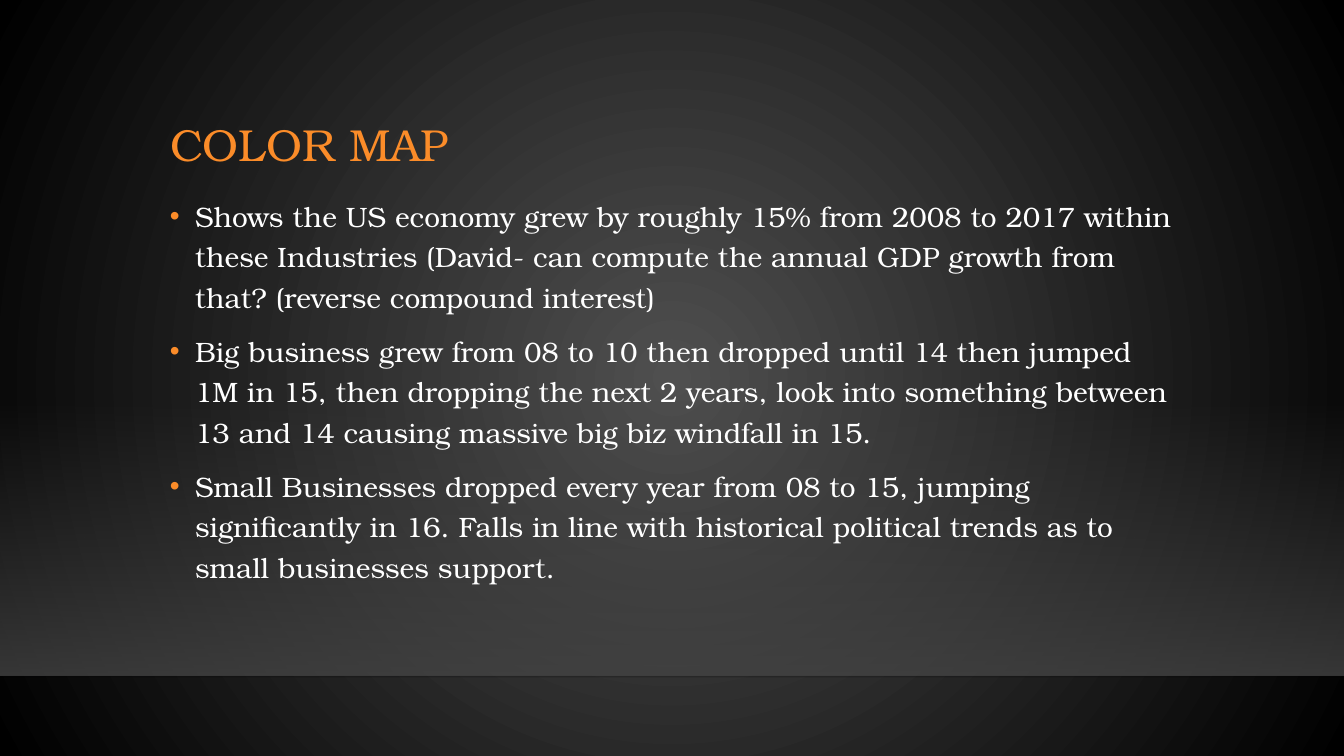
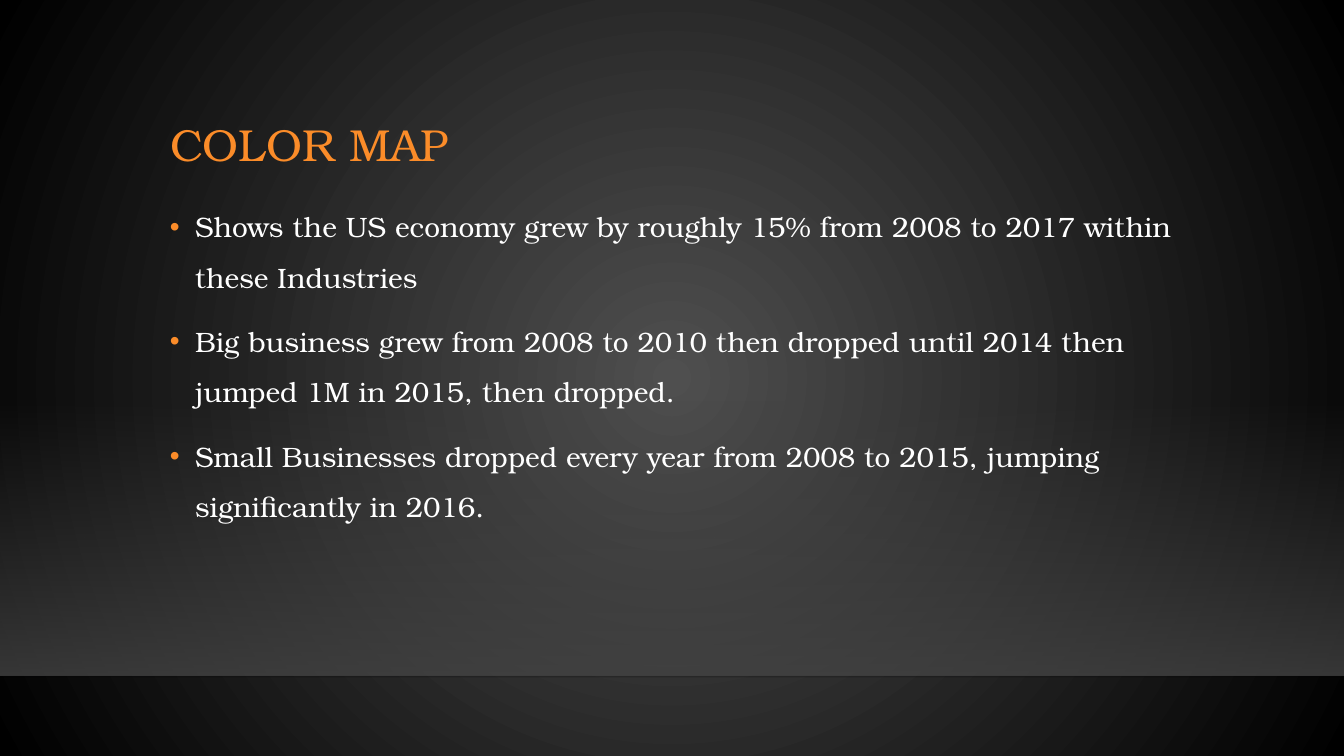
Before and after one commit to jobongie/group10_project2, a slide deck: slide 10 of Project_2_Group_10.pptx. Drawn at 1344x756 pixels with LibreOffice and Linux fonts; fonts in the diff are those of the drawing; background and template pictures are left out. Boxes give left, top, right and bottom in pixels: in the first picture for what was removed or moved away, otherwise in the second. Text is boxed around its words. In the diff, an @@ line names an element or a change of style, - is before the commit and + after.

Commit message:
Final PPT

```diff
--- a/Project_2_Group_10.pptx
+++ b/Project_2_Group_10.pptx
@@ text at [195,216,1171,524]: text changed @@
-• Shows the US economy grew by roughly 15% from 2008 to 2017 within these Industries (David- can compute the annual GDP growth from that? (reverse compound interest)
-• Big business grew from 08 to 10 then dropped until 14 then jumped 1M in 15, then dropping the next 2 years, look into something between 13 and 14 causing massive big biz windfall in 15.
-• Small Businesses dropped every year from 08 to 15, jumping significantly in 16. Falls in line with historical political trends as to small businesses support.
+• Shows the US economy grew by roughly 15% from 2008 to 2017 within these Industries
+• Big business grew from 2008 to 2010 then dropped until 2014 then jumped 1M in 2015, then dropped.
+• Small Businesses dropped every year from 2008 to 2015, jumping significantly in 2016.
```
Also in this commit, not shown: 2 other slides changed, 1 slide removed.
